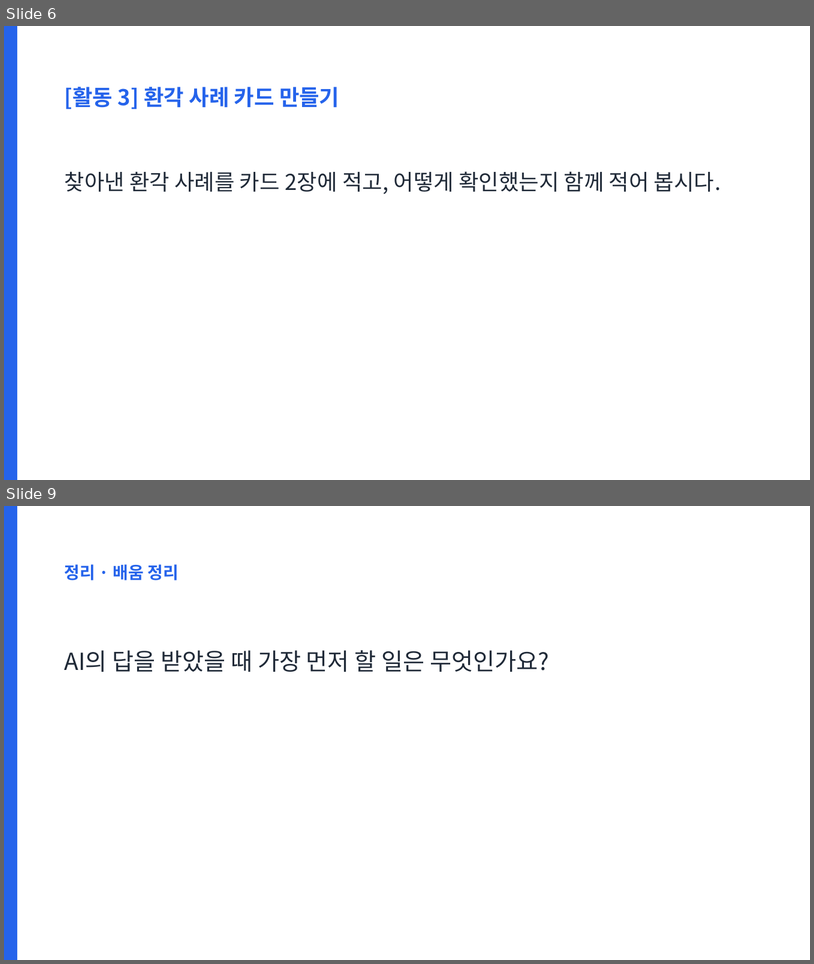
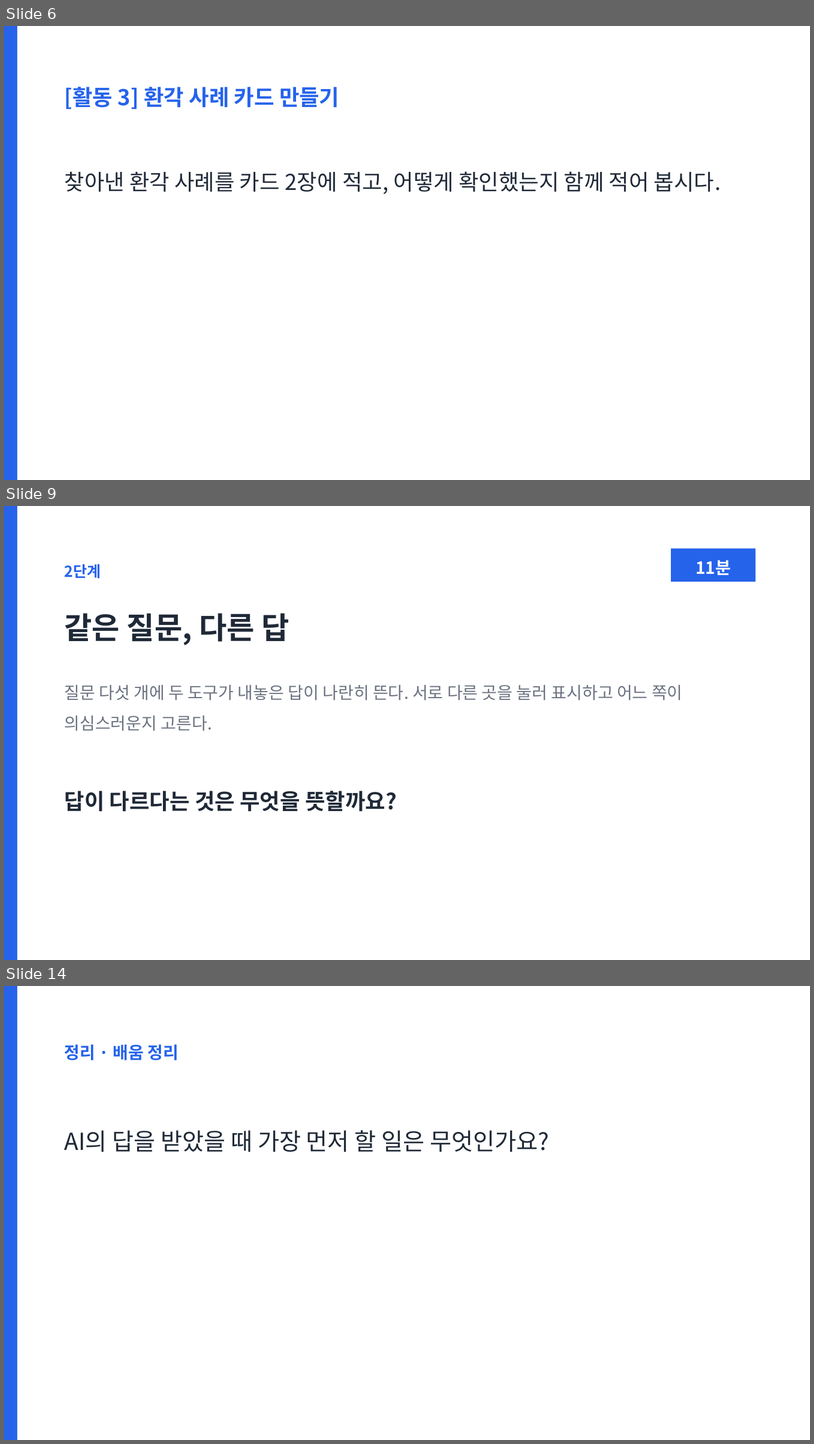
Before and after one commit to legoschool/ai-for-good, a slide deck: out/ppt/WISE_L02_수업.pptx. Shown one above the other, each under a label of ours: slides 6 and 9 before the commit, slides 6, 9 and 14 after it; the slides between them are not shown. The pictures are 814x964 and 814x1444 pixels, drawn with LibreOffice and Linux fonts; fonts in the diff are those of the drawing. Boxes give left, top, right and bottom in pixels: in the first picture for what was removed or moved away, otherwise in the second. Text is boxed around its words. In the diff, an @@ line names an element or a change of style, - is before the commit and + after.

```diff
--- a/out/ppt/WISE_L02_수업.pptx
+++ b/out/ppt/WISE_L02_수업.pptx
@@ slide 9 added at (4,506,810,960), background #FFFFFF @@
@@ rectangle added at (4,506,17,960), fill #2563EB @@
@@ rectangle added at (671,549,756,582), fill #2563EB @@
@@ text added at (65,564,101,579), 18 pt, text #2563EB, bold @@
+2단계
@@ text added at (696,560,731,575), 20 pt, text #FFFFFF, bold @@
+11분
@@ text added at (65,613,290,645), 36 pt, text #1F2937, bold @@
+같은 질문, 다른 답
@@ text added at (65,685,683,730), 20 pt, text #6B7280 @@
+질문 다섯 개에 두 도구가 내놓은 답이 나란히 뜬다. 서로 다른 곳을 눌러 표시하고 어느 쪽이 의심스러운지 고른다.
@@ text added at (65,790,397,811), 26 pt, text #1F2937, bold @@
+답이 다르다는 것은 무엇을 뜻할까요?
@@ what was slide 9 is now slide 14 @@
```
Also in this commit, not shown: 2 slides changed, 4 other slides added, 14 other files.
